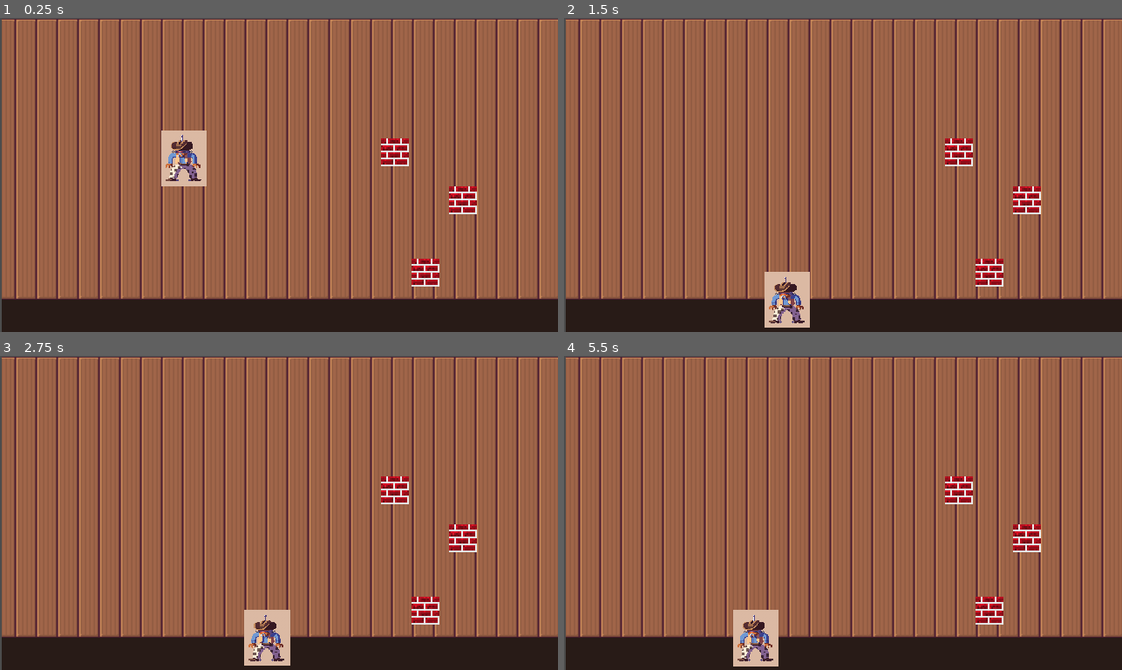
Above: before the commit, frames 1-4 (two rows, left to right).
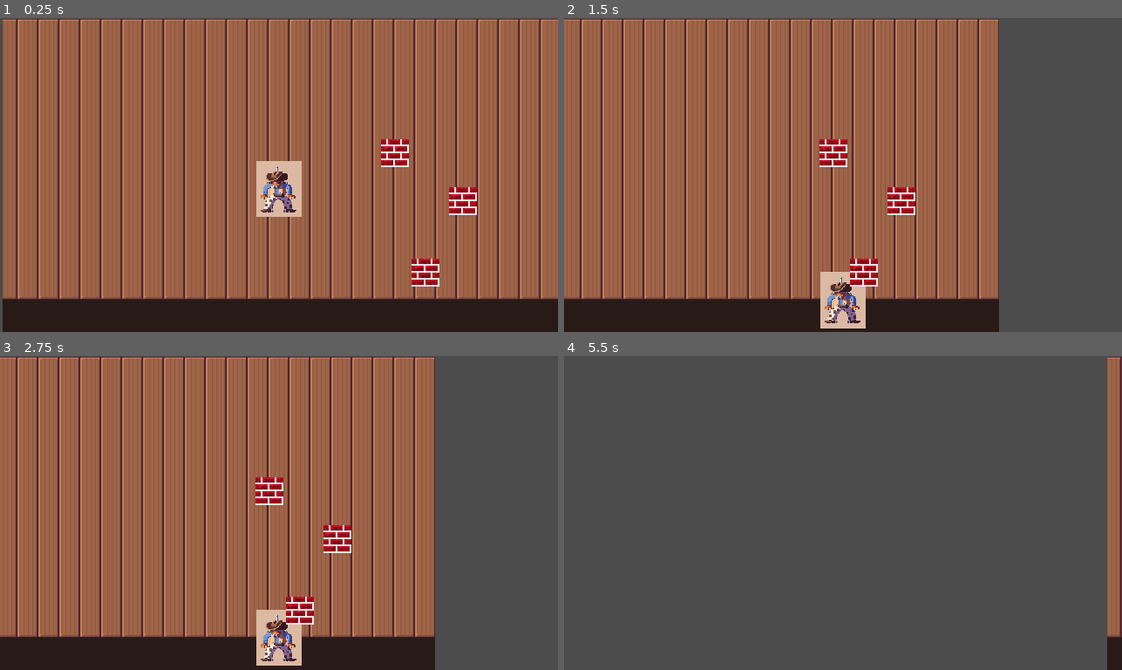
Above: after the commit, the same moments.

Repository: ttalexander2/Galactic-Hoedown-Showdown
Game: Godot game, scene res://Main.tscn
The game is run twice, just before and just after one commit, with the same random seed, the same clock (stepped at 60 frames per second) and the same inputs.
Inputs:
- Up to frame 1 (0.25 s): no input
- Up to frame 2 (1.5 s): hold Right (ui_right) 0.53-1.28 s; hold Down (ui_down) from 1.28 s (still down)
- Up to frame 3 (2.75 s): tap Enter at 2 s; release Down (ui_down) at 2.03 s; hold Right (ui_right) from 2.03 s (still down)
- Up to frame 4 (5.5 s): release Right (ui_right) at 2.78 s; hold Space (ui_up) 2.78-3.53 s; hold Left (ui_left) 3.53-5.03 s; hold Down (ui_down) from 5.03 s (still down)

The runs differ from the first frame. In frame 1, 21% of the frame differs, in the area x 0-98%, y 0-100%; in frame 2, 41%; in frame 3, 39%; in frame 4, 97%, in the area x 0-100%, y 0-100%.

Commit message:
fixed the mother fucking camera

Diff:
--- /dev/null
+++ b/Camera.gd
@@ -0,0 +1,26 @@
+extends Node2D
+
+onready var screen_size = Vector2(640, 360)
+onready var player = get_parent().get_node("Player")
+
+const HORIZONTAL_OFFSET = 200
+
+var new_position = Vector2()
+var player_pos = Vector2()
+
+
+func _ready():
+	update_camera()
+
+func _fixed_process(delta):
+	update_camera()
+
+func update_camera():
+	if player:
+		var canvas_transform = get_viewport().get_canvas_transform()
+		player_pos = player.position
+		new_position = -player_pos + screen_size / 2
+		new_position.x -= HORIZONTAL_OFFSET
+		new_position.y = canvas_transform[2].y
+		canvas_transform[2] = new_position
+		get_viewport().set_canvas_transform(canvas_transform)
--- a/Main.gd
+++ b/Main.gd
@@ -8,7 +8,7 @@
 
 # Called when the node enters the scene tree for the first time.
 func _ready():
-	pass # Replace with function body.
+	pass
 
 
 # Called every frame. 'delta' is the elapsed time since the previous frame.
--- a/Main.tscn
+++ b/Main.tscn
@@ -9,15 +9,8 @@
 
 [node name="Main" type="Node2D"]
 
-[node name="Entity Layer" type="CanvasLayer" parent="."]
-
-[node name="Player" parent="Entity Layer" instance=ExtResource( 1 )]
-position = Vector2( 211, 142 )
-
-[node name="GUI Layer" type="CanvasLayer" parent="."]
-
 [node name="Sprite" type="Sprite" parent="."]
-position = Vector2( 321.581, 180.764 )
+position = Vector2( 323.263, 180.764 )
 texture = ExtResource( 2 )
 
 [node name="StaticBody2D" type="StaticBody2D" parent="Sprite"]
@@ -25,6 +18,7 @@
 [node name="CollisionShape2D" type="CollisionShape2D" parent="Sprite/StaticBody2D"]
 position = Vector2( -0.432373, 174.584 )
 shape = SubResource( 1 )
+one_way_collision_margin = 0.0
 
 [node name="Blocks" type="Node" parent="."]
 
@@ -32,7 +26,15 @@
 position = Vector2( 487.904, 292.035 )
 
 [node name="Sprite2" parent="Blocks" instance=ExtResource( 3 )]
-position = Vector2( 531.037, 209.304 )
+position = Vector2( 531.037, 209.934 )
 
 [node name="Sprite3" parent="Blocks" instance=ExtResource( 3 )]
-position = Vector2( 453.256, 154.149 )
+position = Vector2( 453.256, 154.779 )
+
+[node name="Player" parent="." instance=ExtResource( 1 )]
+position = Vector2( 319.924, 177.444 )
+
+[node name="Camera2D" type="Camera2D" parent="Player"]
+current = true
+limit_top = 0
+limit_bottom = 360
--- a/Player.gd
+++ b/Player.gd
@@ -1,7 +1,7 @@
 extends KinematicBody2D
 
 const ACCELERATION = 500
-const MAX_SPEED = 80
+const MAX_SPEED = 500
 const FRICTION = 500
 const JUMP = -500
 const GRAVITY = 1000.0
--- a/project.godot
+++ b/project.godot
@@ -23,7 +23,7 @@
 
 window/size/width=640
 window/size/height=360
-window/stretch/mode="2d"
+window/stretch/mode="viewport"
 window/stretch/aspect="keep"
 
 [input]
Not shown: 2 places in Player.tscn that only renumber resources
Not shown, removed: music.wav.import
Not shown, removed: Player.tscn.tmp
Not shown, removed: music.wav
